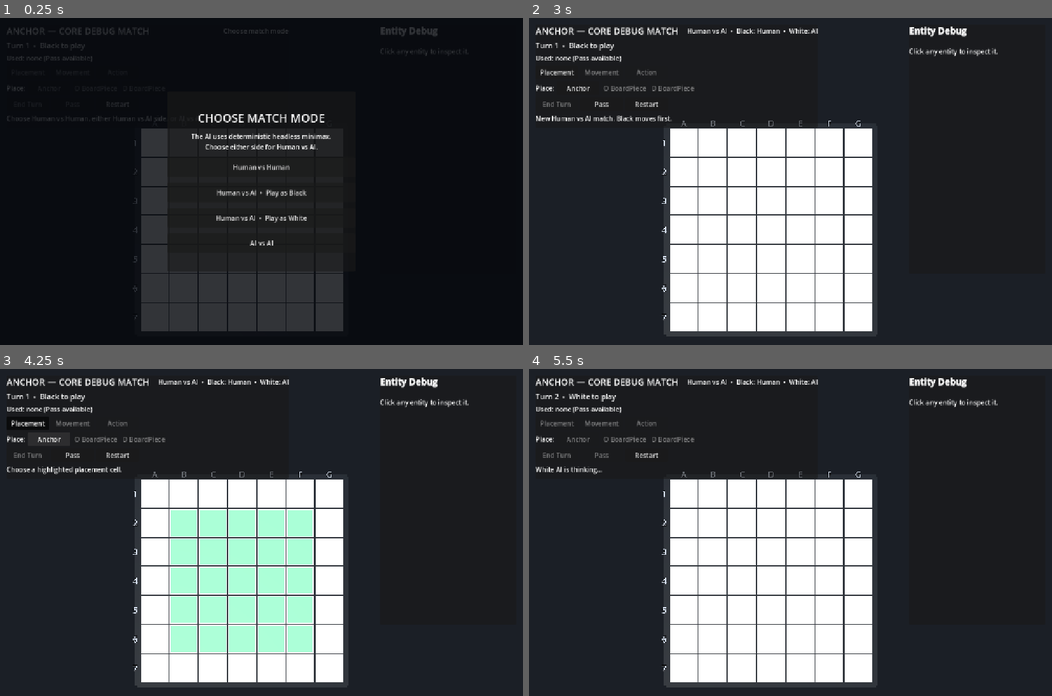
Above: before the commit, frames 1-4 (two rows, left to right).
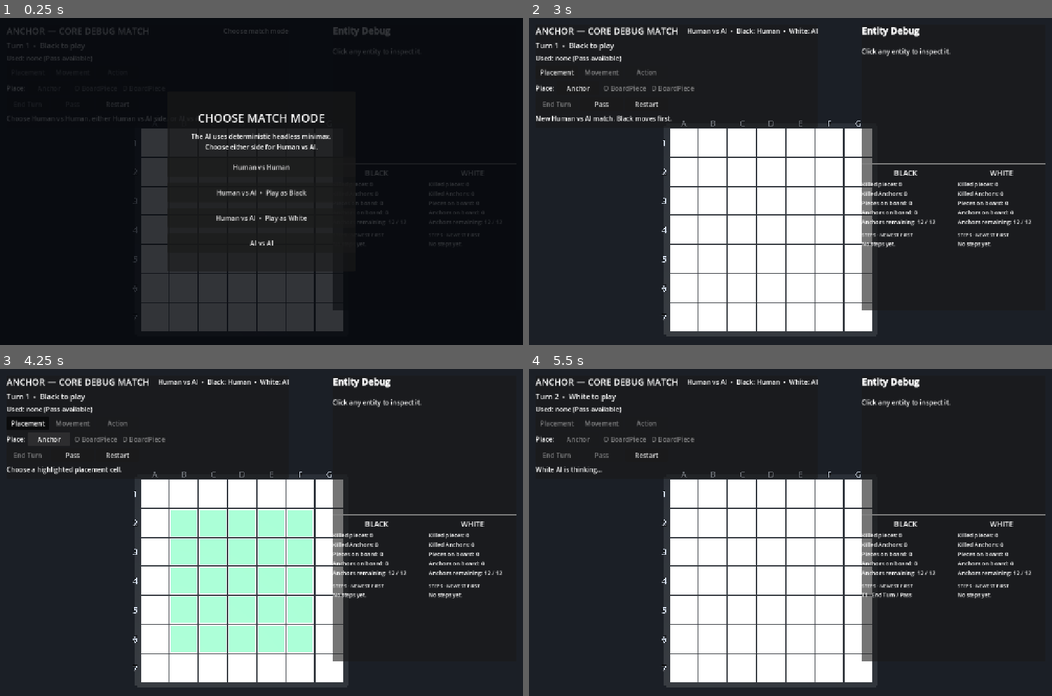
Above: after the commit, the same moments.

Repository: chrisjin/project-one
Game: Godot game, scene res://scenes/debug_game.tscn
Same seed, same stepped clock (60 frames per second), same inputs: the game is played once before the commit and once after it.
Inputs:
- Up to frame 1 (0.25 s): no input
- Up to frame 2 (3 s): click "Restart" at 0.5 s; click "Restart" at 1.25 s; click "Restart" at 2 s; click "Human vs AI • Play as Black" at 2.75 s
- Up to frame 3 (4.25 s): click "Anchor" at 3.5 s
- Up to frame 4 (5.5 s): click "Placement" at 4.25 s; click "Pass" at 5 s

The runs differ from the first frame. In frame 1, 0.8% of the frame differs, in the area x 63-96%, y 2-90%; in frame 2, 3.0%; in frame 3, 3.0%; in frame 4, 3.0%, in the area x 63-99%, y 2-90%.

Commit message:
[codex] add per-side match summaries
- split the lower right panel into Black and White statistics

- show casualties, board counts, Anchor availability, and newest-first steps

- preserve entity diagnostics in the top panel and cover UI updates

Diff:
--- a/scripts/debug_ui/debug_game_controller.gd
+++ b/scripts/debug_ui/debug_game_controller.gd
@@ -427,7 +427,7 @@
 			_build_action_interaction()
 	_refresh_board_view()
 	hud.set_active_mode(mode as AnchorDebugHud.Mode)
-	hud.refresh(game_state, legal_actions, status_message, _can_accept_human_input())
+	hud.refresh(game_state, legal_actions, status_message, _can_accept_human_input(), rule_set.anchor_deployment_limit)
 
 
 func _build_placement_interaction() -> void:
@@ -528,7 +528,7 @@
 	cell_highlights.clear()
 	_refresh_board_view()
 	hud.set_active_mode(mode as AnchorDebugHud.Mode)
-	hud.refresh(game_state, legal_actions, status_message, _can_accept_human_input())
+	hud.refresh(game_state, legal_actions, status_message, _can_accept_human_input(), rule_set.anchor_deployment_limit)
 	if game_state.is_game_over:
 		hud.hide_context_menu()
 	if selected_entity.is_empty():
@@ -546,7 +546,7 @@
 		status_message = "Inspecting %s." % _cell_name(cell)
 		_show_selected_debug()
 	_refresh_board_view()
-	hud.refresh(game_state, legal_actions, status_message, _can_accept_human_input())
+	hud.refresh(game_state, legal_actions, status_message, _can_accept_human_input(), rule_set.anchor_deployment_limit)
 
 
 func _inspect_or_reject(cell: Vector2i, message: String) -> void:
@@ -556,7 +556,7 @@
 		_show_selected_debug()
 	status_message = "Illegal click: %s" % message
 	_refresh_board_view()
-	hud.refresh(game_state, legal_actions, status_message, _can_accept_human_input())
+	hud.refresh(game_state, legal_actions, status_message, _can_accept_human_input(), rule_set.anchor_deployment_limit)
 
 
 func _selected_binding_visual() -> Dictionary:
@@ -794,7 +794,7 @@
 
 func _set_feedback(message: String) -> void:
 	status_message = message
-	hud.refresh(game_state, legal_actions, status_message, _can_accept_human_input())
+	hud.refresh(game_state, legal_actions, status_message, _can_accept_human_input(), rule_set.anchor_deployment_limit)
 
 
 func _schedule_ai_turn_if_needed() -> void:
--- a/scripts/debug_ui/debug_hud.gd
+++ b/scripts/debug_ui/debug_hud.gd
@@ -34,6 +34,10 @@
 var _categories_label: Label
 var _status_label: Label
 var _debug_label: RichTextLabel
+var _black_stats_label: Label
+var _white_stats_label: Label
+var _black_steps_label: RichTextLabel
+var _white_steps_label: RichTextLabel
 var _placement_button: Button
 var _movement_button: Button
 var _action_button: Button
@@ -63,12 +67,15 @@
 	state,
 	legal_actions: Array,
 	status_message: String,
-	gameplay_input_enabled: bool = true
+	gameplay_input_enabled: bool = true,
+	anchor_deployment_limit: int = 12
 ) -> void:
 	var player_name := _player_name(state.current_player)
 	_turn_label.text = "Turn %d  •  %s to play" % [state.turn_number, player_name]
 	_categories_label.text = "Used: %s" % _used_categories_text(state.categories_used)
 	_status_label.text = status_message
+	_refresh_side_summary(state, RuleTypes.Player.BLACK, anchor_deployment_limit, _black_stats_label, _black_steps_label)
+	_refresh_side_summary(state, RuleTypes.Player.WHITE, anchor_deployment_limit, _white_stats_label, _white_steps_label)
 
 	var placement_available := _has_category_action(legal_actions, RuleTypes.ActionCategory.PLACEMENT)
 	var movement_available := _has_category_action(legal_actions, RuleTypes.ActionCategory.MOVEMENT)
@@ -213,15 +220,31 @@
 	var debug_panel := PanelContainer.new()
 	debug_panel.name = "DebugPanel"
 	debug_panel.set_anchors_preset(Control.PRESET_TOP_RIGHT)
-	debug_panel.position = Vector2(-350, 16)
-	debug_panel.size = Vector2(334, 610)
+	debug_panel.position = Vector2(-466, 16)
+	debug_panel.size = Vector2(450, 700)
 	canvas.add_child(debug_panel)
+	var debug_content := VBoxContainer.new()
+	debug_content.add_theme_constant_override("separation", 8)
+	debug_panel.add_child(debug_content)
 	_debug_label = RichTextLabel.new()
 	_debug_label.bbcode_enabled = true
 	_debug_label.fit_content = false
-	_debug_label.custom_minimum_size = Vector2(310, 580)
-	debug_panel.add_child(_debug_label)
+	_debug_label.custom_minimum_size = Vector2(426, 275)
+	_debug_label.size_flags_vertical = Control.SIZE_EXPAND_FILL
+	debug_content.add_child(_debug_label)
 	clear_entity_debug()
+
+	var separator := HSeparator.new()
+	debug_content.add_child(separator)
+	var side_summaries := HBoxContainer.new()
+	side_summaries.custom_minimum_size = Vector2(426, 350)
+	side_summaries.size_flags_vertical = Control.SIZE_EXPAND_FILL
+	side_summaries.add_theme_constant_override("separation", 8)
+	debug_content.add_child(side_summaries)
+	_black_stats_label = _add_side_summary(side_summaries, "BLACK", "Black")
+	var side_separator := VSeparator.new()
+	side_summaries.add_child(side_separator)
+	_white_stats_label = _add_side_summary(side_summaries, "WHITE", "White")
 
 	_game_over_panel = PanelContainer.new()
 	_game_over_panel.name = "GameOverPanel"
@@ -303,6 +326,109 @@
 		content.add_child(button)
 
 
+func _add_side_summary(parent: HBoxContainer, heading_text: String, node_prefix: String) -> Label:
+	var column := VBoxContainer.new()
+	column.name = "%sSummary" % node_prefix
+	column.size_flags_horizontal = Control.SIZE_EXPAND_FILL
+	column.add_theme_constant_override("separation", 5)
+	parent.add_child(column)
+	var heading := Label.new()
+	heading.text = heading_text
+	heading.horizontal_alignment = HORIZONTAL_ALIGNMENT_CENTER
+	heading.add_theme_font_size_override("font_size", 18)
+	column.add_child(heading)
+	var stats := Label.new()
+	stats.name = "%sStats" % node_prefix
+	stats.autowrap_mode = TextServer.AUTOWRAP_WORD_SMART
+	stats.custom_minimum_size = Vector2(194, 120)
+	stats.add_theme_font_size_override("font_size", 14)
+	column.add_child(stats)
+	var steps_heading := Label.new()
+	steps_heading.text = "STEPS · NEWEST FIRST"
+	steps_heading.add_theme_font_size_override("font_size", 12)
+	column.add_child(steps_heading)
+	var steps := RichTextLabel.new()
+	steps.name = "%sSteps" % node_prefix
+	steps.fit_content = false
+	steps.scroll_active = true
+	steps.custom_minimum_size = Vector2(194, 155)
+	steps.size_flags_vertical = Control.SIZE_EXPAND_FILL
+	steps.add_theme_font_size_override("normal_font_size", 13)
+	column.add_child(steps)
+	if node_prefix == "Black":
+		_black_steps_label = steps
+	else:
+		_white_steps_label = steps
+	return stats
+
+
+func _refresh_side_summary(
+	state,
+	player: RuleTypes.Player,
+	anchor_deployment_limit: int,
+	stats_label: Label,
+	steps_label: RichTextLabel
+) -> void:
+	var current_pieces := 0
+	var current_anchors := 0
+	for board_piece in state.board_pieces.values():
+		if board_piece.player == player:
+			current_pieces += 1
+	for anchor in state.anchors.values():
+		if anchor.player == player:
+			current_anchors += 1
+	var deployed_pieces := 0
+	for record: Dictionary in state.action_log:
+		var action: Dictionary = record.get("action", {})
+		if int(record.get("player", -1)) == player \
+				and int(action.get("kind", -1)) == GameplayAction.Kind.PLACE_BOARD_PIECE:
+			deployed_pieces += 1
+	var deployed_anchors: int = int(state.anchors_deployed.get(player, 0))
+	stats_label.text = "\n".join([
+		"Killed pieces: %d" % maxi(0, deployed_pieces - current_pieces),
+		"Killed Anchors: %d" % maxi(0, deployed_anchors - current_anchors),
+		"Pieces on board: %d" % current_pieces,
+		"Anchors on board: %d" % current_anchors,
+		"Anchors remaining: %d / %d" % [maxi(0, anchor_deployment_limit - deployed_anchors), anchor_deployment_limit],
+	])
+	var trace_lines: Array[String] = []
+	for index in range(state.action_log.size() - 1, -1, -1):
+		var record: Dictionary = state.action_log[index]
+		if int(record.get("player", -1)) != player:
+			continue
+		trace_lines.append("T%d · %s" % [int(record.get("turn", 0)), _action_trace(record.get("action", {}))])
+	steps_label.text = "No steps yet." if trace_lines.is_empty() else "\n".join(trace_lines)
+	steps_label.scroll_to_line(0)
+
+
+func _action_trace(action: Dictionary) -> String:
+	match int(action.get("kind", -1)):
+		GameplayAction.Kind.PLACE_ANCHOR:
+			return "Place Anchor %s" % _cell_name(action.get("cell", Vector2i.ZERO))
+		GameplayAction.Kind.PLACE_BOARD_PIECE:
+			var type_name := "O" if int(action.get("board_piece_type", 0)) == RuleTypes.BoardPieceType.ORTHOGONAL else "D"
+			return "Place %s %s" % [type_name, _cell_name(action.get("cell", Vector2i.ZERO))]
+		GameplayAction.Kind.MOVE:
+			var entity_name := "Anchor" if int(action.get("entity_kind", -1)) == RuleTypes.EntityKind.ANCHOR else "Piece"
+			return "Move %s #%d → %s" % [entity_name, int(action.get("entity_id", 0)), _cell_name(action.get("cell", Vector2i.ZERO))]
+		GameplayAction.Kind.ATTACK:
+			return "Attack with Piece #%d" % int(action.get("entity_id", 0))
+		GameplayAction.Kind.RAPID_ACTIVATION:
+			return "Rapid Activate Anchor #%d" % int(action.get("entity_id", 0))
+		GameplayAction.Kind.END_TURN:
+			return "End Turn / Pass"
+	return "Unknown action"
+
+
+func _cell_name(cell: Variant) -> String:
+	var resolved_cell := Vector2i.ZERO
+	if cell is Vector2i:
+		resolved_cell = cell
+	elif cell is Array and cell.size() >= 2:
+		resolved_cell = Vector2i(int(cell[0]), int(cell[1]))
+	return "%s%d" % [String.chr(65 + resolved_cell.x), resolved_cell.y + 1]
+
+
 func _make_button(text: String, callback: Callable) -> Button:
 	var button := Button.new()
 	button.text = text
--- a/tests/run_ui_smoke.gd
+++ b/tests/run_ui_smoke.gd
@@ -35,6 +35,9 @@
 	_find_button(hud._match_setup_overlay, "Human vs Human").pressed.emit()
 	_assert_false(hud._match_setup_overlay.visible, "choosing a match mode hides the setup menu")
 	_assert_equal(game.match_mode, DebugController.MatchMode.HUMAN_VS_HUMAN, "Human vs Human selection reaches the match controller")
+	_assert_true(hud._black_stats_label.get_parent().position.x < hud._white_stats_label.get_parent().position.x, "lower right panel splits Black and White summaries into left and right halves")
+	_assert_true(hud._black_stats_label.text.contains("Anchors remaining: 12 / 12"), "Black summary shows remaining and total Anchor deployment count")
+	_assert_true(hud._white_stats_label.text.contains("Pieces on board: 0"), "White summary shows its current board-piece count")
 	_assert_equal(camera.projection, Camera3D.PROJECTION_ORTHOGONAL, "debug camera uses an orthographic top-down projection")
 	var camera_forward := -camera.global_transform.basis.z.normalized()
 	_assert_true(camera_forward.dot(Vector3.DOWN) > 0.999, "debug camera looks straight down at the board")
@@ -105,6 +108,12 @@
 	game._handle_cell_click(Vector2i(1, 2))
 	_assert_equal(game.game_state.anchors[1].cell, Vector2i(1, 2), "Anchor movement submits the exact highlighted engine action")
 	_assert_equal(game.game_state.current_player, RuleTypes.Player.WHITE, "placement plus Anchor movement automatically advances to the other local player")
+	var black_steps: String = hud._black_steps_label.text
+	_assert_true(
+		black_steps.find("Move Anchor #1") < black_steps.find("Place O") \
+				and black_steps.find("Place O") < black_steps.find("Place Anchor"),
+		"Black step trace lists the latest action above historical actions"
+	)
 
 	game._on_placement_requested(-1)
 	game._handle_cell_click(Vector2i(5, 3))
@@ -132,6 +141,8 @@
 	_assert_true(game.cell_actions.has(Vector2i(4, 1)), "attack target highlight comes from the engine ray for a legal action")
 	game._handle_cell_click(Vector2i(4, 1))
 	_assert_false(game.game_state.board_pieces.has(3), "clicking the highlighted attack target resolves engine damage and death")
+	_assert_true(hud._white_stats_label.text.contains("Killed pieces: 1"), "White summary immediately counts its killed BoardPiece")
+	_assert_true(hud._white_stats_label.text.contains("Pieces on board: 0"), "White summary immediately updates its current BoardPiece count")
 
 	var zero_hp_state = game.rules_engine.new_game()
 	var first_anchor = Anchor.new(
